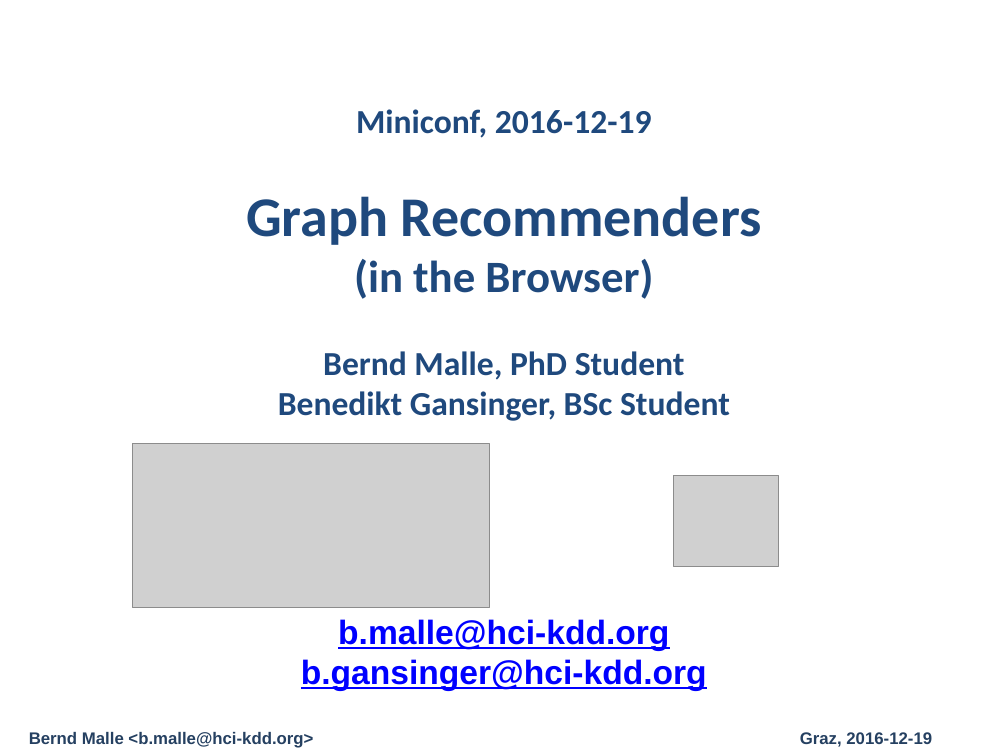
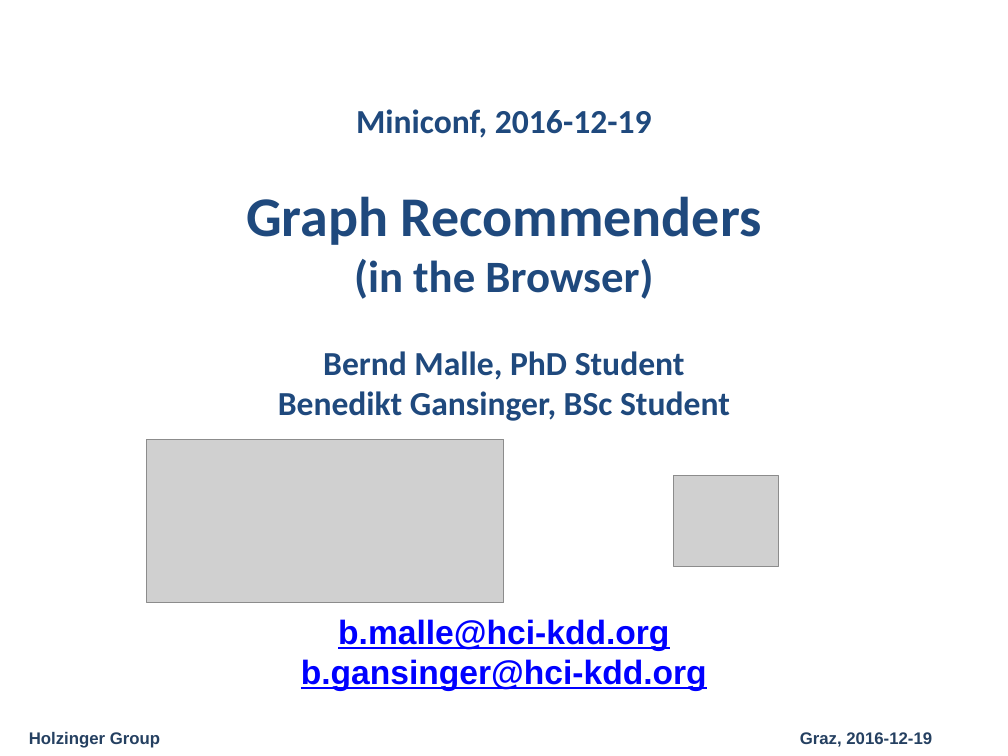
Before and after one commit to cassinius/phd-presentations, a slide deck: slide 1 of 2016/graph_recommender_presentation_20161219/Graph_Recommender_Presentation.pptx. Drawn at 1008x756 pixels with LibreOffice and Linux fonts; fonts in the diff are those of the drawing; grey boxes stand for pictures; background and template pictures are left out. Boxes give left, top, right and bottom in pixels: in the first picture for what was removed or moved away, otherwise in the second. Text is boxed around its words. In the diff, an @@ line names an element or a change of style, - is before the commit and + after.

```diff
--- a/2016/graph_recommender_presentation_20161219/Graph_Recommender_Presentation.pptx
+++ b/2016/graph_recommender_presentation_20161219/Graph_Recommender_Presentation.pptx
@@ picture: place and size @@
-picture at [132, 444, 489, 607]
+picture at [147, 439, 504, 603]
@@ text at [29, 732, 160, 748]: text changed @@
-Bernd Malle <b.malle@hci-kdd.org>
+Holzinger Group
```
Also in this commit, not shown: 11 other slides changed, 2 slides added, 11 other files.
